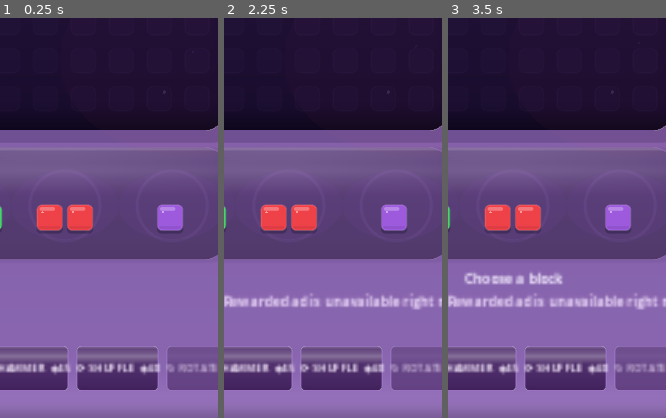
Above: before the commit, frames 1-3 (left to right).
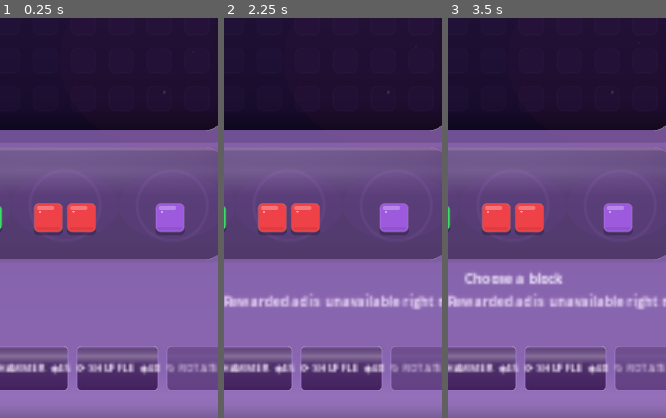
Above: after the commit, the same moments.

Repository: eghosa001/unjam
Game: Godot game, scene res://scenes/BlockPuzzle.tscn
Same seed, same stepped clock (60 frames per second), same inputs: the game is played once before the commit and once after it. This scene is started directly instead of the project's main scene.
Inputs (mouse positions are % of the whole screen's width and height, from its top left):
- Up to frame 1 (0.25 s): no input
- Up to frame 2 (2.25 s): click "←" at 0.5 s; click "↻" at 1.25 s; click "◈25" at 2 s
- Up to frame 3 (3.5 s): click (21, 23) at 2.77 s
The pictures show only the part of the screen within x 36-86%, y 46-96%; the shares and areas given below are measured in that part.

The runs differ from the first frame. In frame 1, 1.0% of the frame differs, in the area x 15-85%, y 46-55%; in frame 2, 1.0%; in frame 3, 1.0%.

Commit message:
Scale Block tray pieces up where geometry allows

Diff:
--- a/scripts/ui/block_piece_button.gd
+++ b/scripts/ui/block_piece_button.gd
@@ -467,7 +467,7 @@
 	var fit_cell := minf((size.x - 10.0) / float(max_x + 1), (size.y - 10.0) / float(max_y + 1))
 	# Tray pieces should be immediately legible and close to the 32.6px board
 	# cells, while still fitting the tallest three-cell shapes without clipping.
-	return clampf(minf(32.0, fit_cell), 18.0, 32.0)
+	return clampf(minf(35.0, fit_cell), 18.0, 35.0)
 
 func _draw_block(rect: Rect2, fill: Color) -> void:
 	var radius := maxi(5, int(rect.size.x * 0.18))
